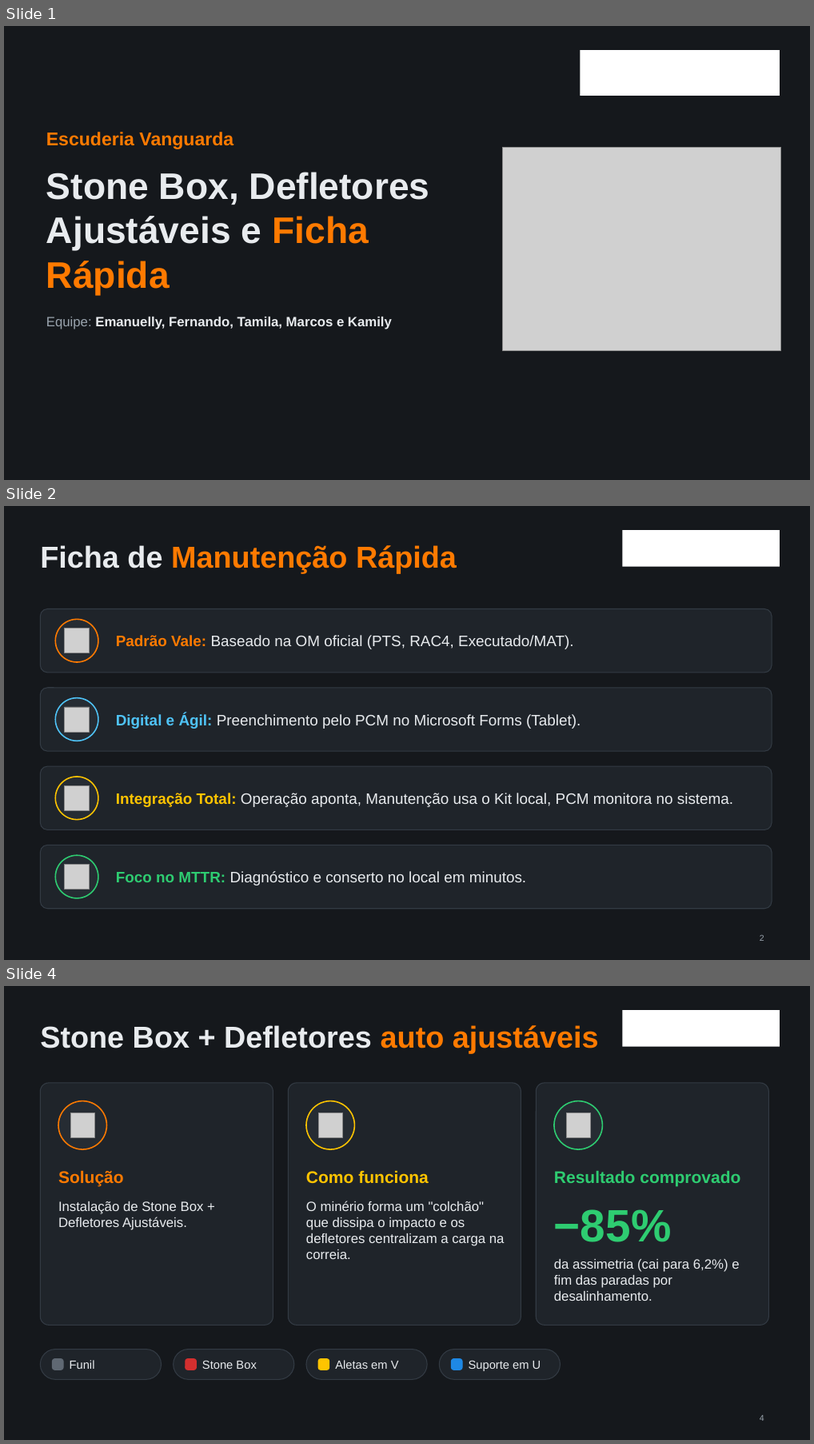
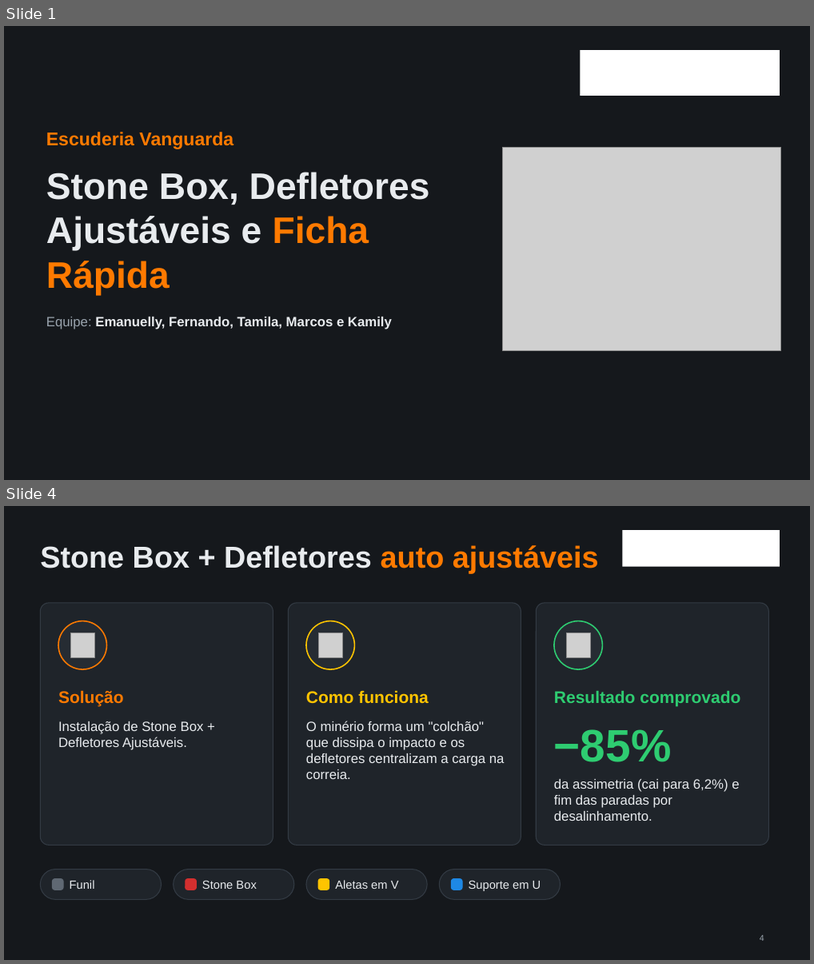
Before and after one commit to marcoshdesousa/jogodavelha, a slide deck: material/Apresentacao_Escuderia_Vanguarda.pptx. Shown one above the other, each under a label of ours: slides 1, 2 and 4 before the commit, slides 1 and 4 after it; the slides between them are not shown. The pictures are 814x1444 and 814x964 pixels, drawn with LibreOffice and Linux fonts; fonts in the diff are those of the drawing; grey boxes stand for pictures; background and template pictures are left out. Boxes give left, top, right and bottom in pixels: in the first picture for what was removed or moved away, otherwise in the second. Text is boxed around its words. In the diff, an @@ line names an element or a change of style, - is before the commit and + after.

```diff
--- a/material/Apresentacao_Escuderia_Vanguarda.pptx
+++ b/material/Apresentacao_Escuderia_Vanguarda.pptx
@@ slide 2 removed at [4,506,810,960], background #15181C; not listed: 1 template element that a slide beside it also shows @@
@@ title removed at [40,545,457,573] @@
-Ficha de Manutenção Rápida
@@ rounded rectangle removed at [40,609,772,672] @@
@@ ellipse removed at [55,619,98,662] @@
@@ picture removed at [65,628,90,653] @@
@@ text removed at [116,635,574,649] @@
-Padrão Vale: Baseado na OM oficial (PTS, RAC4, Executado/MAT).
@@ rounded rectangle removed at [40,688,772,751] @@
@@ ellipse removed at [55,698,98,740] @@
@@ picture removed at [65,707,90,732] @@
@@ text removed at [116,713,581,728] @@
-Digital e Ágil: Preenchimento pelo PCM no Microsoft Forms (Tablet).
@@ rounded rectangle removed at [40,766,772,830] @@
@@ ellipse removed at [55,776,98,820] @@
@@ picture removed at [65,785,90,810] @@
@@ text removed at [116,792,734,807] @@
-Integração Total: Operação aponta, Manutenção usa o Kit local, PCM monitora no sistema.
@@ rounded rectangle removed at [40,844,772,908] @@
@@ ellipse removed at [55,855,98,898] @@
@@ picture removed at [65,864,90,889] @@
@@ text removed at [116,871,526,885] @@
-Foco no MTTR: Diagnóstico e conserto no local em minutos.
@@ page number removed at [760,934,765,940] @@
-2
```
Also in this commit, not shown: 1 slide changed, 2 slides added, 1 other slide removed, 2 other files.
